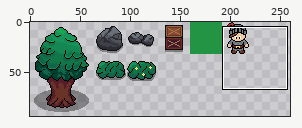
File history of a sprite sheet, Assets/Sprites/Overworld Objects/overworld_object_sprites.png. Above, an overview of the earlier version with the close-up marked.
Close-up. The starting point:
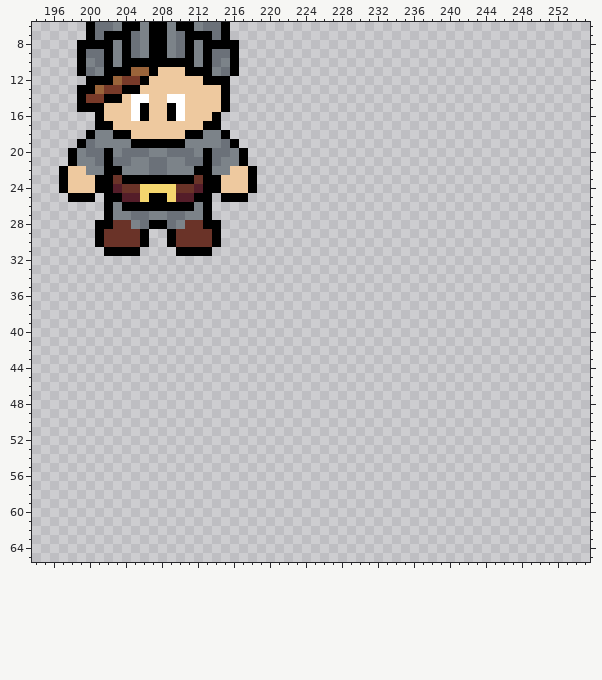
The file is 640x640 pixels. Colours within 5 levels of each other are drawn and written as one. Shown: x 194..255, y 6..65. The wide view leaves out empty margins. The commit also changed other parts of the picture, which this record leaves out.
And afterwards:
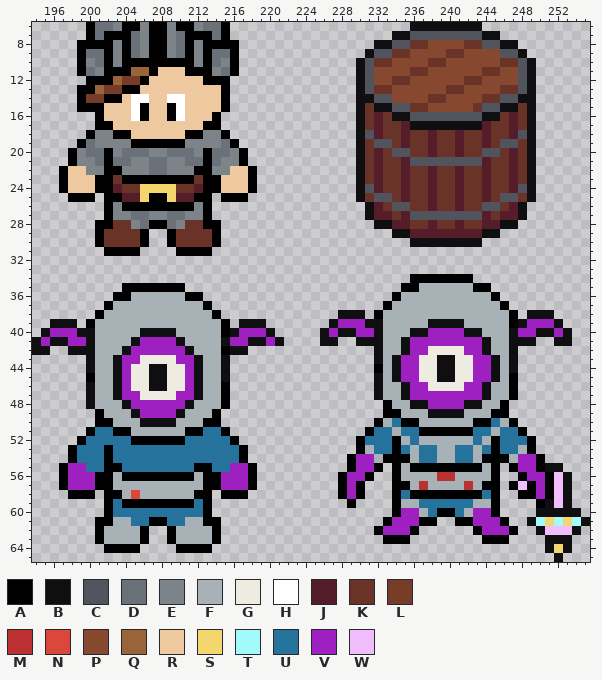
Palette (. is transparent): A #000000  B #0f0e11  C #51545c  D #6b7179  E #7c8389  F #a8b2b6  G #eeebe0  H #ffffff  J #541d29  K #6a3328  L #783a29  M #bb3030  N #dc473c  P #86482f  Q #9a643a  R #eec99f  S #f4d66e  T #a2fafa  U #25739d  V #9f20c0  W #f2bdfc
What changed:
@@ x 228..251 @@
- 6 ........................
- 7 ........................
- 8 ........................
- 9 ........................
-10 ........................
-11 ........................
-12 ........................
-13 ........................
-14 ........................
-15 ........................
-16 ........................
-17 ........................
-18 ........................
-19 ........................
-20 ........................
-21 ........................
-22 ........................
-23 ........................
-24 ........................
-25 ........................
-26 ........................
-27 ........................
-28 ........................
-29 ........................
-30 ........................
+ 6 ........BBBBBBBB........
+ 7 ......BBCCCCCCCCBB......
+ 8 ....BBCCKKPPPPKKCCBB....
+ 9 ...BCCKKPPPPKKPPPPCCB...
+10 ..BCKKPPPPKKPPPPPPKKCB..
+11 ..BCPPPPKKPPPPPPKKPPCB..
+12 ..BCPPKKPPPPPPKKPPPPCB..
+13 ..BCKKPPPPPPKKPPPPKKCB..
+14 ..BBCCPPPPKKPPPPKKCCBB..
+15 ..BKBBCCKKPPPPPKCCBBKB..
+16 ..BKJKBBCCCCCCCCBBKJKB..
+17 ..BKJKKJBBBBBBBBJKKJKB..
+18 ..BCJKKJKKJKKJKKJKKJCB..
+19 ..BKCCKJKKJKKJKKJKCCKB..
+20 ..BKJKCCKKJKKJKKCCKJKB..
+21 ..BKJKKJCCCCCCCCJKKJKB..
+22 ..BKJKKJKKJKKJKKJKKJKB..
+23 ..BKJKKJKKJKKJKKJKKJKB..
+24 ..BCJKKJKKJKKJKKJKKJCB..
+25 ..BKCCKJKKJKKJKKJKCCKB..
+26 ...BJKCCKKJKKJKKCCKJB...
+27 ...BJJKJCCCCCCCCJKJJB...
+28 ....BBJJKKJKKJKKJJBB....
+29 ......BBJJJJJJJJBB......
+30 ........BBBBBBBB........
 31 ........................
@@ x 194..255 @@
 33 ..............................................................
-34 ..............................................................
-35 ..............................................................
-36 ..............................................................
-37 ..............................................................
-38 ..............................................................
-39 ..............................................................
-40 ..............................................................
-41 ..............................................................
-42 ..............................................................
-43 ..............................................................
-44 ..............................................................
-45 ..............................................................
-46 ..............................................................
-47 ..............................................................
-48 ..............................................................
-49 ..............................................................
-50 ..............................................................
-51 ..............................................................
-52 ..............................................................
-53 ..............................................................
-54 ..............................................................
-55 ..............................................................
-56 ..............................................................
-57 ..............................................................
-58 ..............................................................
-59 ..............................................................
-60 ..............................................................
-61 ..............................................................
-62 ..............................................................
-63 ..............................................................
-64 ..............................................................
-65 ..............................................................
+34 ..........................................AAAAAAA.............
+35 ..........AAAAAAA........................AAFFFFFFAA...........
+36 .........AAFFFFFFAA.....................AFFFFFFFFFFA..........
+37 ........AFFFFFFFFFFA...................AFFFFFFFFFFFFA.........
+38 .......AFFFFFFFFFFFFA.............BBB.AFFFFFFFFFFFFFFA.BBB....
+39 ..BBB.AFFFFFFFFFFFFFFA.BBB.......BVVVBBFFFFFBBBBFFFFFABVVVB...
+40 .BVVVBBFFFFFBBBBFFFFFABVVVB.....BVBBVVBFFFBBVVVVBBFFFBVVBBVB..
+41 BVBBVVBFFFFBVVVVBFFFFBVVBBVB....BB..BBBFFBVVVVVVVVBFFBBB..BB..
+42 BB..BBBFFFBVVVVVVBFFFABB..............BFFBVVGGGGVVBFFB........
+43 ......BFFBVVGGGGVVBFFB................BFBVVGGBBGGVVBFB........
+44 ......BFFBVGGBBGGVBFFB................AFBVVGGBBGGVVBFB........
+45 ......AFFBVGGBBGGVBFFB................BFBVVGGBBGGVVBFA........
+46 ......BFFBVGGBBGGVBFFA................BFFBVVGGGGVVBFFA........
+47 ......BFFBVVGGGGVVBFFA................BFFBVVVVVVVVBFFA........
+48 ......BFFFBVVVVVVBFFFA.................AFFBBVVVVBBFFA.........
+49 .......AFFFBVVVVBFFFA..................AAFFFBBBBFFFAA.........
+50 .......AAFFFBBBBFFFAA.................AFUAAFFFFFFAAUFA........
+51 ......AUUAAFFFFFFAAUUA...............AUUFUUAAAAAAUUFUUA.......
+52 .....AUUUUUAAAAAAUUUUUA.............AUUUAFUFFFFFFUFAUUUA......
+53 ....AUUUAUUUUUUUUUUUUUUA............AFUUAUFUUFFUUFUAUUFA......
+54 ....AUUUAUUUUUUUUUUUUUUA...........AVVFAAAFUUFFUUFAAAFVVA.....
+55 ...AVVUUAAUUUUUUUUAAUUVVA..........AVVA.AFAAAAAAAAFA.AVVABB...
+56 ...AVVVAAFAAAAAAAAFAAVVVA.........AVVA..AFFFFMMFFFFA..AVVAWB..
+57 ...AVVVAAFFFFFFFFFFAAVVVA.........AVA...AAFMFFFFMFAA.AWAVAWB..
+58 ....AAA.AAFNFFFFFFAA.AAA..........AVA...AUAAAAAAAAUA..AAVAWB..
+59 ........AUAAAAAAAAUA...............A....AFFUUUUUUFFA....ABWB..
+60 ........AUUUUUUUUUUA....................AVVFUAAUFVVA....BBBBB.
+61 .......AAFFUUAAUUFFAA..................AVVVAA..AAVVVA..BTSTSTB
+62 .......AFFFFA..AFFFFA.................AVVVA......AVVVA..BWWWB.
+63 .......AFFFFA..AFFFFA..................AAA........AAA....BBB..
+64 ........AAAA....AAAA.....................................BSB..
+65 ..........................................................B...
